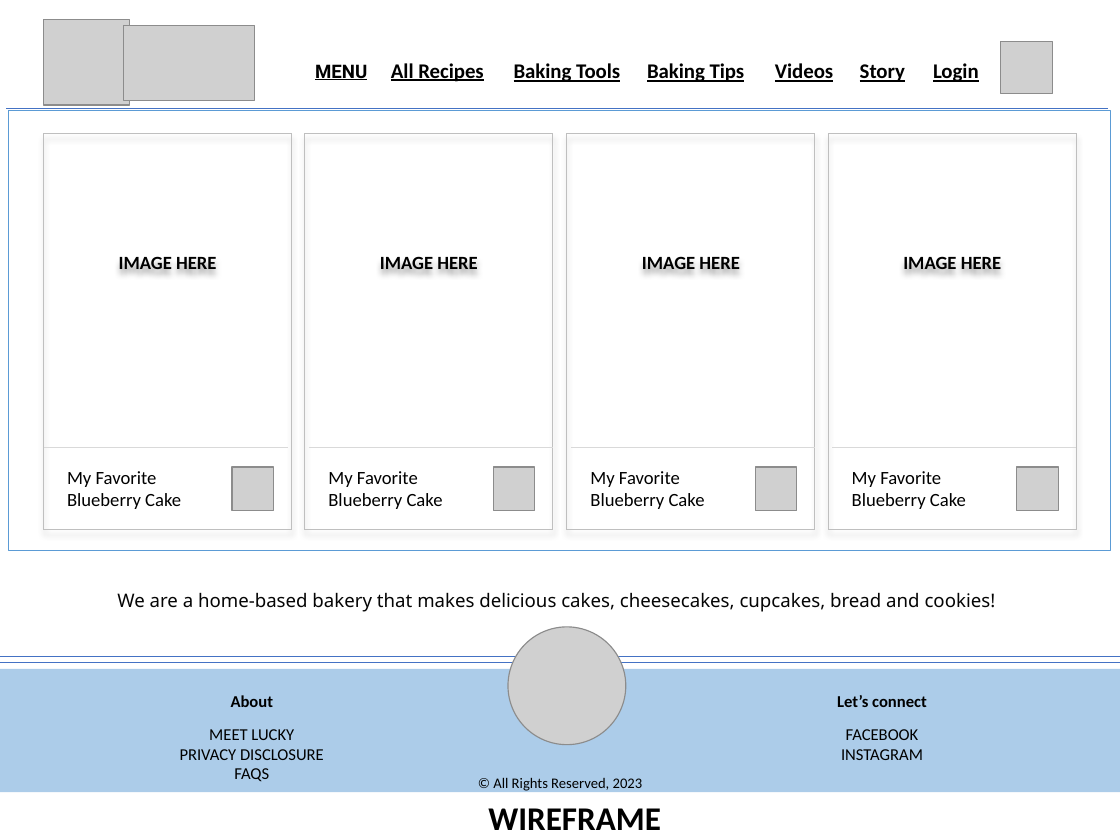
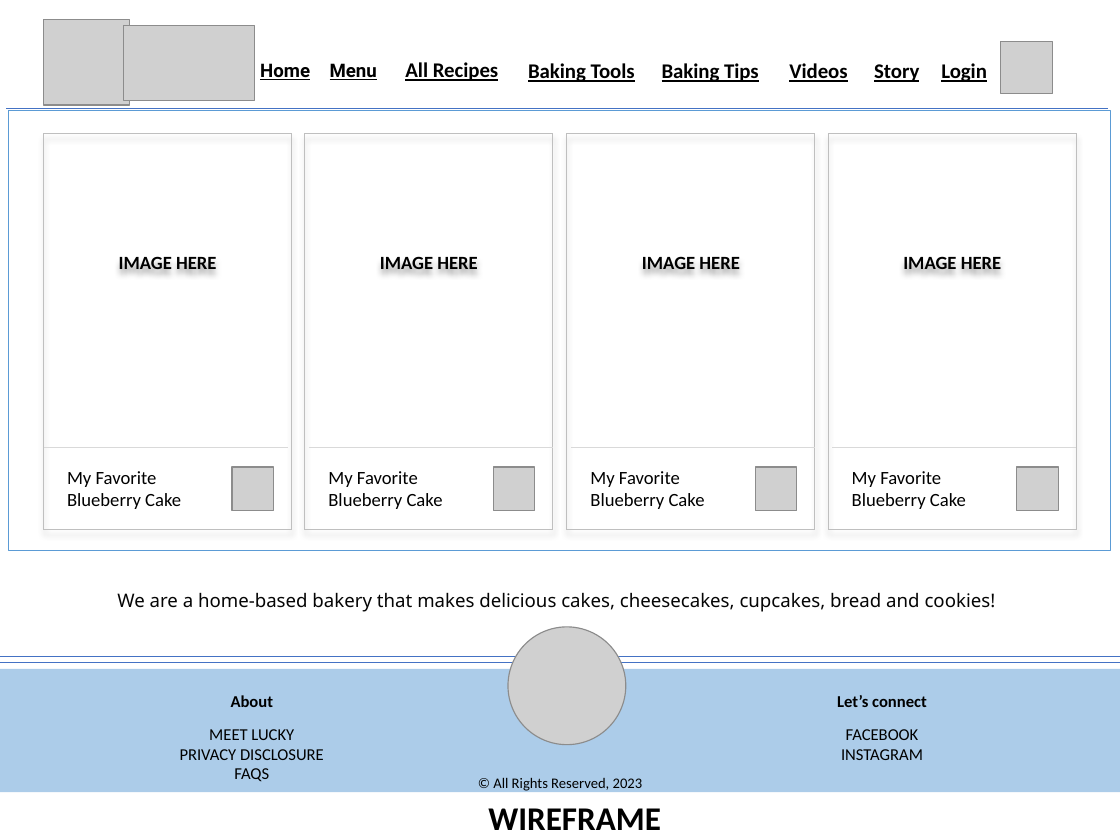
Before and after one commit to Asher0506/Luckys-Baked-Goods, a slide deck: slide 5 of MP2-Proposal.pptx. Drawn at 1120x840 pixels with LibreOffice and Linux fonts; fonts in the diff are those of the drawing; grey boxes stand for pictures. Boxes give left, top, right and bottom in pixels: in the first picture for what was removed or moved away, otherwise in the second. Text is boxed around its words. In the diff, an @@ line names an element or a change of style, - is before the commit and + after.

```diff
--- a/MP2-Proposal.pptx
+++ b/MP2-Proposal.pptx
@@ 5 texts: place and size @@
-5 texts at [391,63,905,82]
+5 texts at [405,62,919,82]
@@ text "Login": place and size @@
-text "Login" at [933,63,979,82]
+text "Login" at [941,63,987,82]
@@ text added at [260,63,310,80], 12 pt, text #000000, bold, underline @@
+Home
@@ text at [330,63,377,80]: text changed @@
-MENU
+Menu
```
Also in this commit, not shown: 1 other slide changed, 5 other files.
